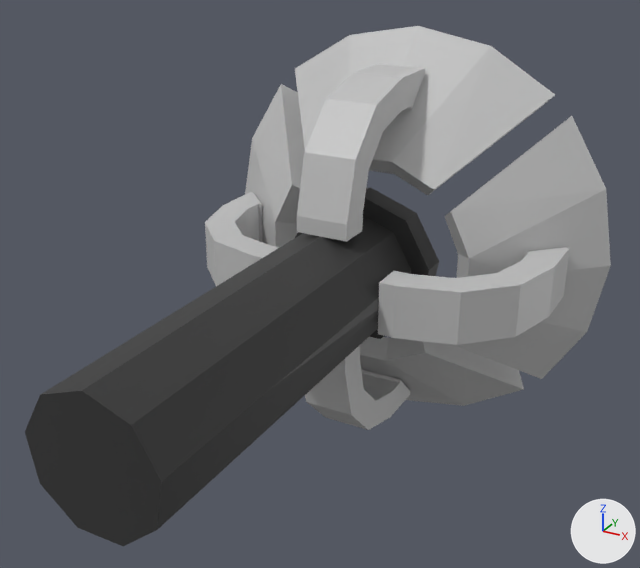
What one commit did to the FBX model Gymnasiearbete/Assets/Models/Weapon-Healing-Barrel.fbx.
Both versions are drawn from a 50 mm camera at (2.81, -2.72, 2.66) aimed at (0.1, 2.22, 0.19). Arrows for +X, +Y and +Z are at lower right; the lights stay in place. Where no turn or scale is listed for an object, it has been applied to the vertices. Vertices at the same position are counted once.

Names of what the first picture shows: 'Weapon-Healing-Barrel'.
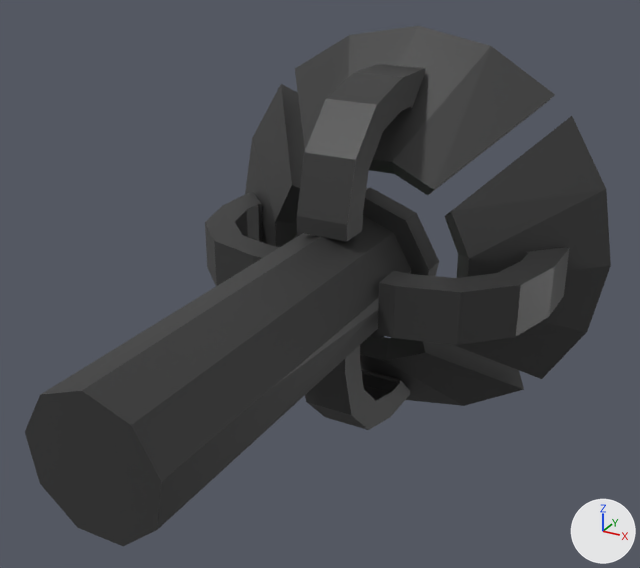
Pixel boxes (x1, y1, x2, y2) of what changed, in the pictures (640 x 568 px):
```json
{"part": 1, "of": "me_weapon_healing_barrel", "change": "recoloured", "before": [205, 26, 611, 430], "after": [205, 26, 611, 430], "on screen": "grey to black"}
```

Scene script edits in JSON lines:
```json
{"op": "add", "block": "mat_barrel", "code": ["mat_barrel = principled_material('Barrel')", "mat_barrel.base_color = (0.0331, 0.0331, 0.0331)  # black #333333"]}
{"block": "me_weapon_healing_barrel", "where": "me_weapon_healing_barrel.from_pydata(...)  # 257 vertices, 498 faces; spans x -1.71..1.71, y 0.0..4.15, z -1.71..1.71"}
{"block": "me_weapon_healing_barrel", "where": "# used by ob_weapon_healing_barrel; location = (0.0, 0.0, 0.0)"}
{"block": "me_weapon_healing_barrel", "change": "me_weapon_healing_barrel part 1: 379 of the faces centred in x -1.61..1.61, y 2.41..4.1, z -1.61..1.61 switch from mat_material_001 (light grey #c2c2c2) to mat_barrel (black #333333)"}
```
